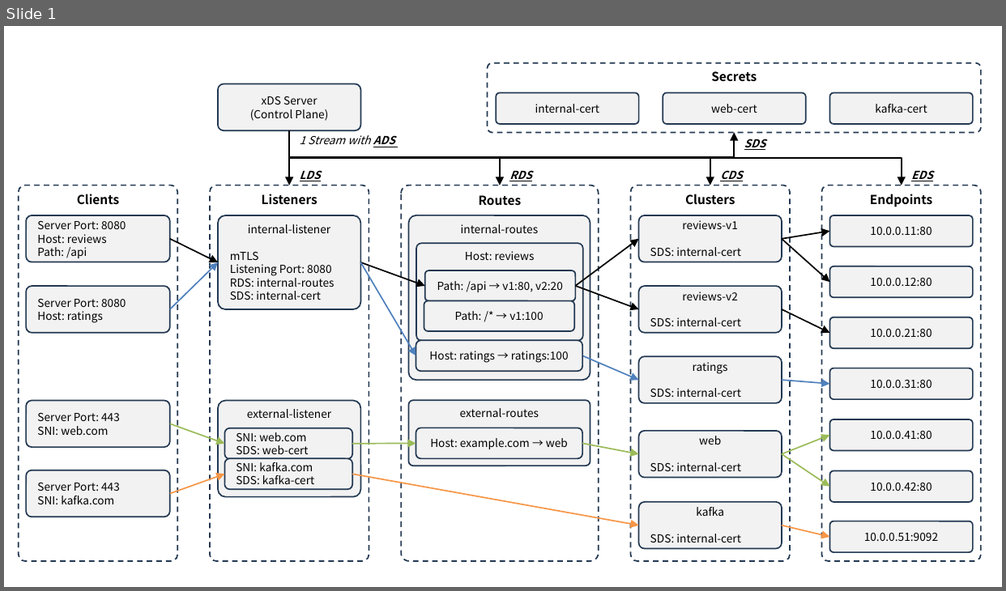
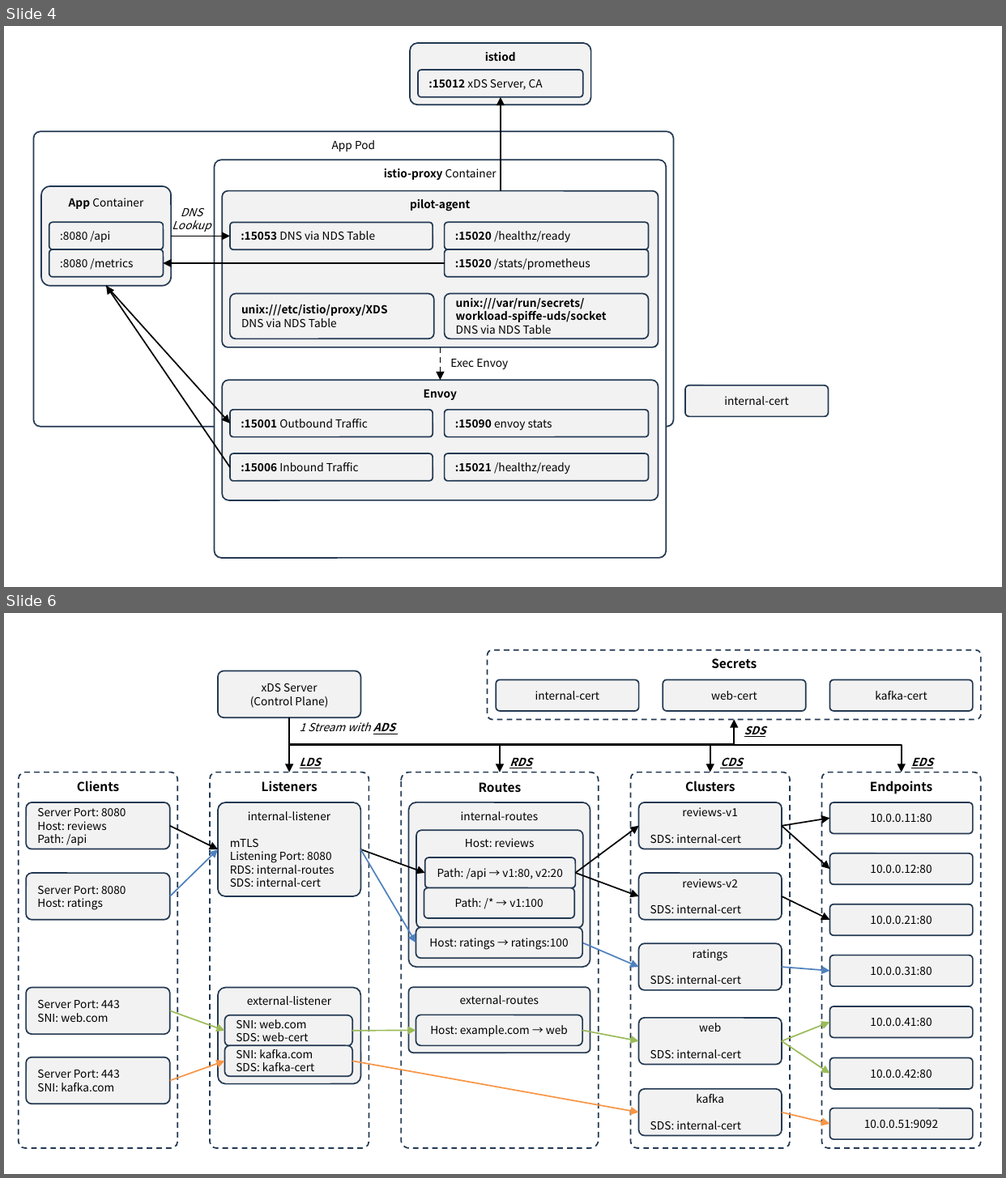
Before and after one commit to ssup2/blog-software, a slide deck: content/docs/theory-analysis/envoy-istio/images/images.pptx. Shown one above the other, each under a label of ours: slide 1 before the commit, slides 4 and 6 after it; the slides between them are not shown. The pictures are 1006x591 and 1006x1178 pixels, drawn with LibreOffice and Linux fonts; fonts in the diff are those of the drawing. Boxes give left, top, right and bottom in pixels: in the first picture for what was removed or moved away, otherwise in the second. Text is boxed around its words. In the diff, an @@ line names an element or a change of style, - is before the commit and + after.

```diff
--- a/content/docs/theory-analysis/envoy-istio/images/images.pptx
+++ b/content/docs/theory-analysis/envoy-istio/images/images.pptx
@@ slide 4 added at (4, 26, 1002, 587), background #FFFFFF @@
@@ rounded rectangle added at (410, 43, 590, 105), fill #F2F2F2, outline #233953 1 pt, 8 pt, text #000000, bold @@
+istiod
@@ rounded rectangle added at (418, 70, 583, 96), fill #F2F2F2, outline #233953 1 pt, 8 pt, text #000000 @@
+:15012 xDS Server, CA
@@ arrow added from (500, 190) to (500, 96), #000000 1 pt @@
@@ rounded rectangle added at (34, 132, 674, 427), fill #FFFFFF, outline #233953 1 pt, 8 pt, text #000000 @@
+App Pod
@@ rounded rectangle added at (215, 160, 667, 558), fill #FFFFFF, outline #233953 1 pt, 8 pt, text #000000, bold @@
+istio-proxy Container
@@ rounded rectangle added at (41, 186, 171, 287), fill #F2F2F2, outline #233953 1 pt, 8 pt, text #000000 @@
+App Container
@@ rounded rectangle added at (223, 190, 658, 348), fill #F2F2F2, outline #233953 1 pt, 8 pt, text #000000, bold @@
+pilot-agent
@@ rounded rectangle added at (149, 206, 233, 233), 8 pt, text #000000, italic @@
+DNS
+Lookup
@@ rounded rectangle added at (49, 223, 163, 250), fill #F2F2F2, outline #233953 1 pt, 8 pt, text #000000 @@
+:8080 /api
@@ arrow added from (171, 237) to (229, 237), #000000 1 pt @@
@@ rounded rectangle added at (229, 223, 432, 250), fill #F2F2F2, outline #233953 1 pt, 8 pt, text #000000 @@
+:15053 DNS via NDS Table
@@ rounded rectangle added at (444, 223, 648, 250), fill #F2F2F2, outline #233953 1 pt, 8 pt, text #000000 @@
+:15020 /healthz/ready
@@ rounded rectangle added at (49, 250, 163, 276), fill #F2F2F2, outline #233953 1 pt, 8 pt, text #000000 @@
+:8080 /metrics
@@ arrow added from (444, 263) to (163, 263), #000000 1 pt @@
@@ rounded rectangle added at (444, 250, 648, 276), fill #F2F2F2, outline #233953 1 pt, 8 pt, text #000000 @@
+:15020 /stats/prometheus
@@ arrow added from (106, 285) to (229, 423), #000000 1 pt @@
@@ arrow added from (229, 467) to (106, 285), #000000 1 pt @@
@@ rounded rectangle added at (229, 293, 433, 339), fill #F2F2F2, outline #233953 1 pt, 8 pt, text #000000, bold @@
+unix:///etc/istio/proxy/XDS
+DNS via NDS Table
@@ rounded rectangle added at (444, 293, 648, 339), fill #F2F2F2, outline #233953 1 pt, 8 pt, text #000000, bold @@
+unix:///var/run/secrets/workload-spiffe-uds/socket
+DNS via NDS Table
@@ arrow added from (440, 348) to (440, 380), #000000 1 pt dashed @@
@@ text added at (450, 359, 508, 369), 8 pt, text #000000 @@
+Exec Envoy
@@ rounded rectangle added at (223, 380, 658, 501), fill #F2F2F2, outline #233953 1 pt, 8 pt, text #000000, bold @@
+Envoy
@@ rounded rectangle added at (685, 386, 829, 416), fill #F2F2F2, outline #233953 1 pt, 8 pt, text #000000 @@
+internal-cert
@@ rounded rectangle added at (229, 410, 432, 437), fill #F2F2F2, outline #233953 1 pt, 8 pt, text #000000 @@
+:15001 Outbound Traffic
@@ rounded rectangle added at (444, 410, 648, 437), fill #F2F2F2, outline #233953 1 pt, 8 pt, text #000000 @@
+:15090 envoy stats
@@ rounded rectangle added at (229, 454, 432, 481), fill #F2F2F2, outline #233953 1 pt, 8 pt, text #000000 @@
+:15006 Inbound Traffic
@@ rounded rectangle added at (444, 454, 648, 481), fill #F2F2F2, outline #233953 1 pt, 8 pt, text #000000 @@
+:15021 /healthz/ready
@@ what was slide 1 is now slide 6 @@
```
Also in this commit, not shown: 3 other slides added, 12 slides removed, 2 other files.
